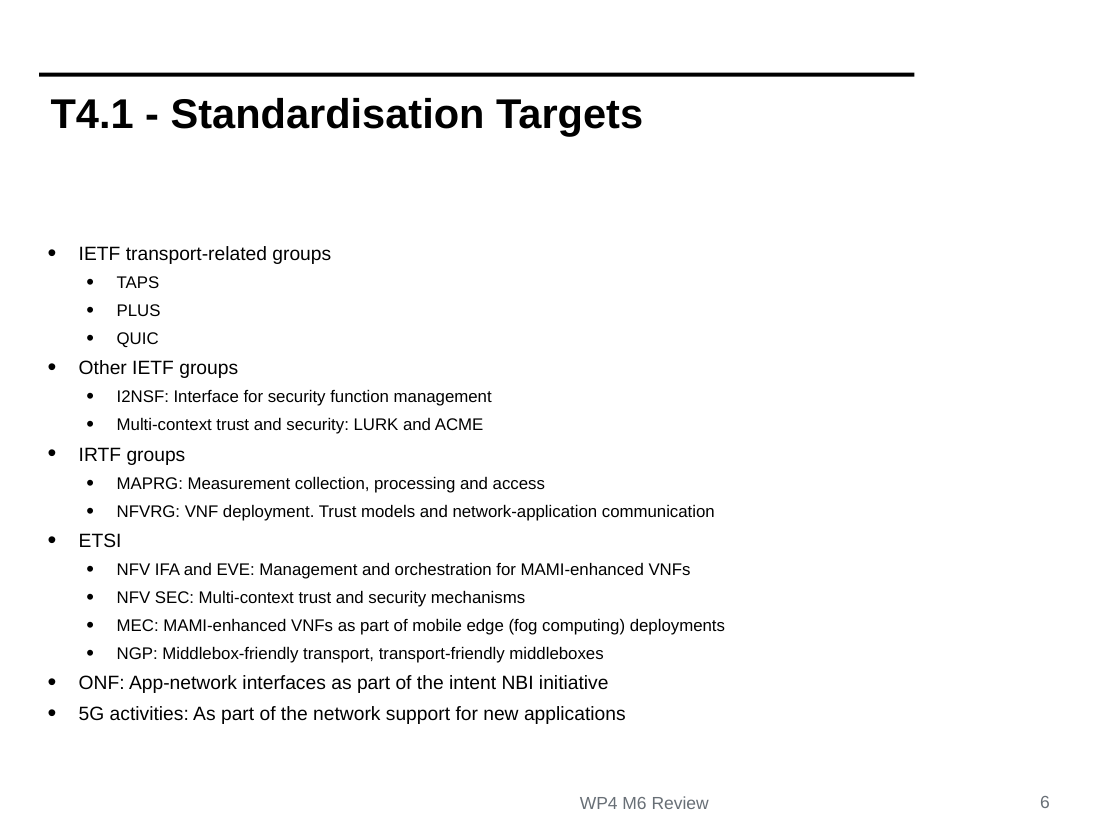
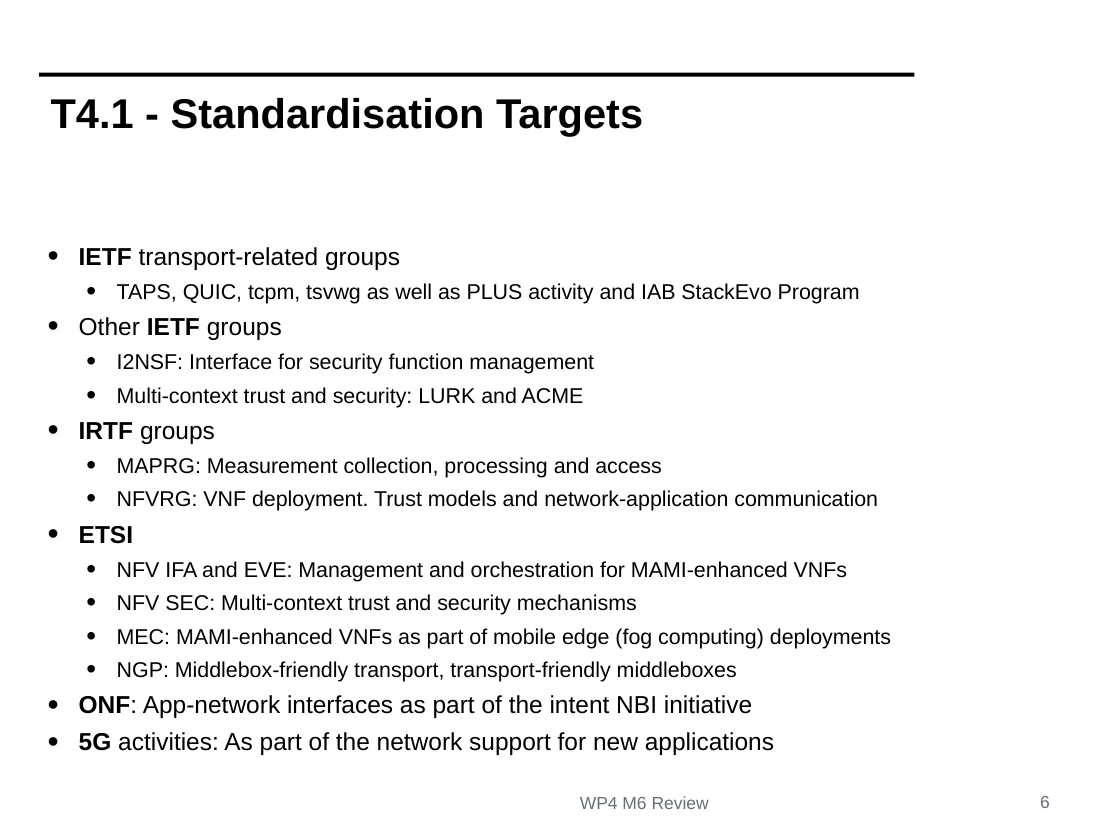
Before and after one commit to mami-project/roadshows, a slide deck: slide 6 of review1/WP4-ReviewM6.pptx. Drawn at 1120x840 pixels with LibreOffice and Linux fonts; fonts in the diff are those of the drawing; background and template pictures are left out. Boxes give left, top, right and bottom in pixels: in the first picture for what was removed or moved away, otherwise in the second. Text is boxed around its words. In the diff, an @@ line names an element or a change of style, - is before the commit and + after.

```diff
--- a/review1/WP4-ReviewM6.pptx
+++ b/review1/WP4-ReviewM6.pptx
@@ text at [79,247,891,755]: size 17.6 to 22.4 pt in "IETF transport-related groups", "Other IETF groups", "IRTF groups", "ETSI" and 2 more places; bold on in "IETF", "IETF", "IRTF", "ETSI" and 2 more places; size 15.4 to 19.6 pt in "I2NSF: Interface for security function management", "Multi-context trust and security: LURK and ACME", "MAPRG: Measurement collection, processing and access", "NFVRG: VNF deployment. Trust models and network-application ..." and 4 more places @@
@@ text at [117,283,860,304]: text changed; size 15.4 to 19.6 pt @@
-  • TAPS
-  • PLUS
-  • QUIC
+  • TAPS, QUIC, tcpm, tsvwg as well as PLUS activity and IAB StackEvo Program
```
Also in this commit, not shown: 4 other slides changed.
